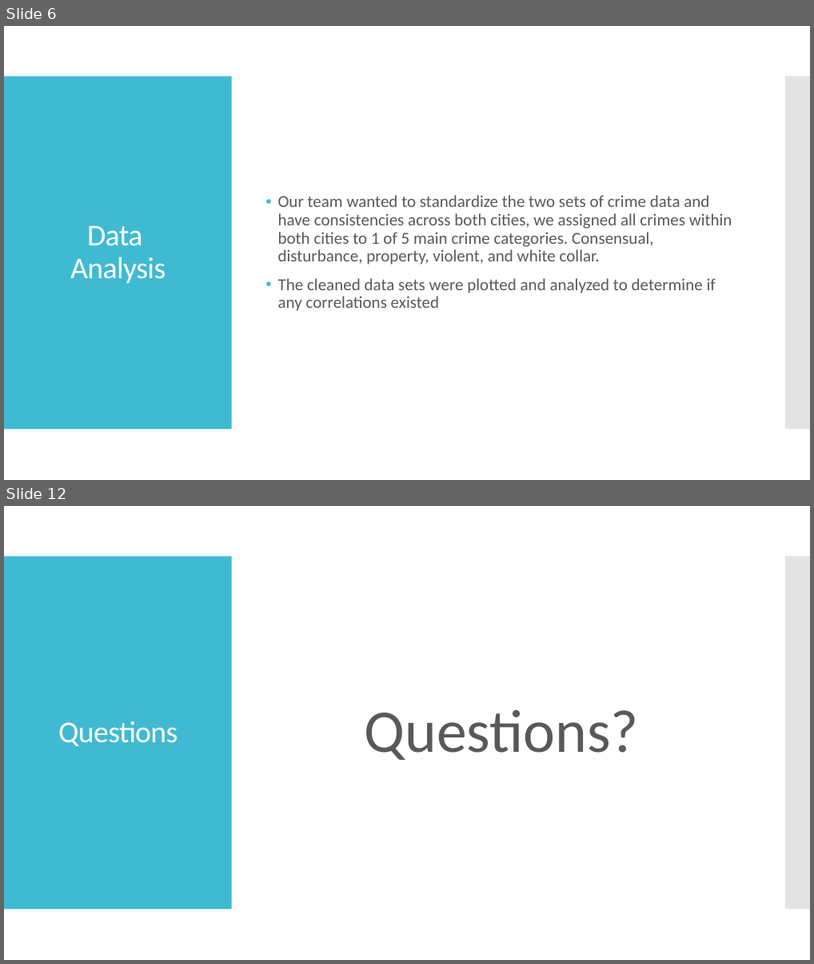
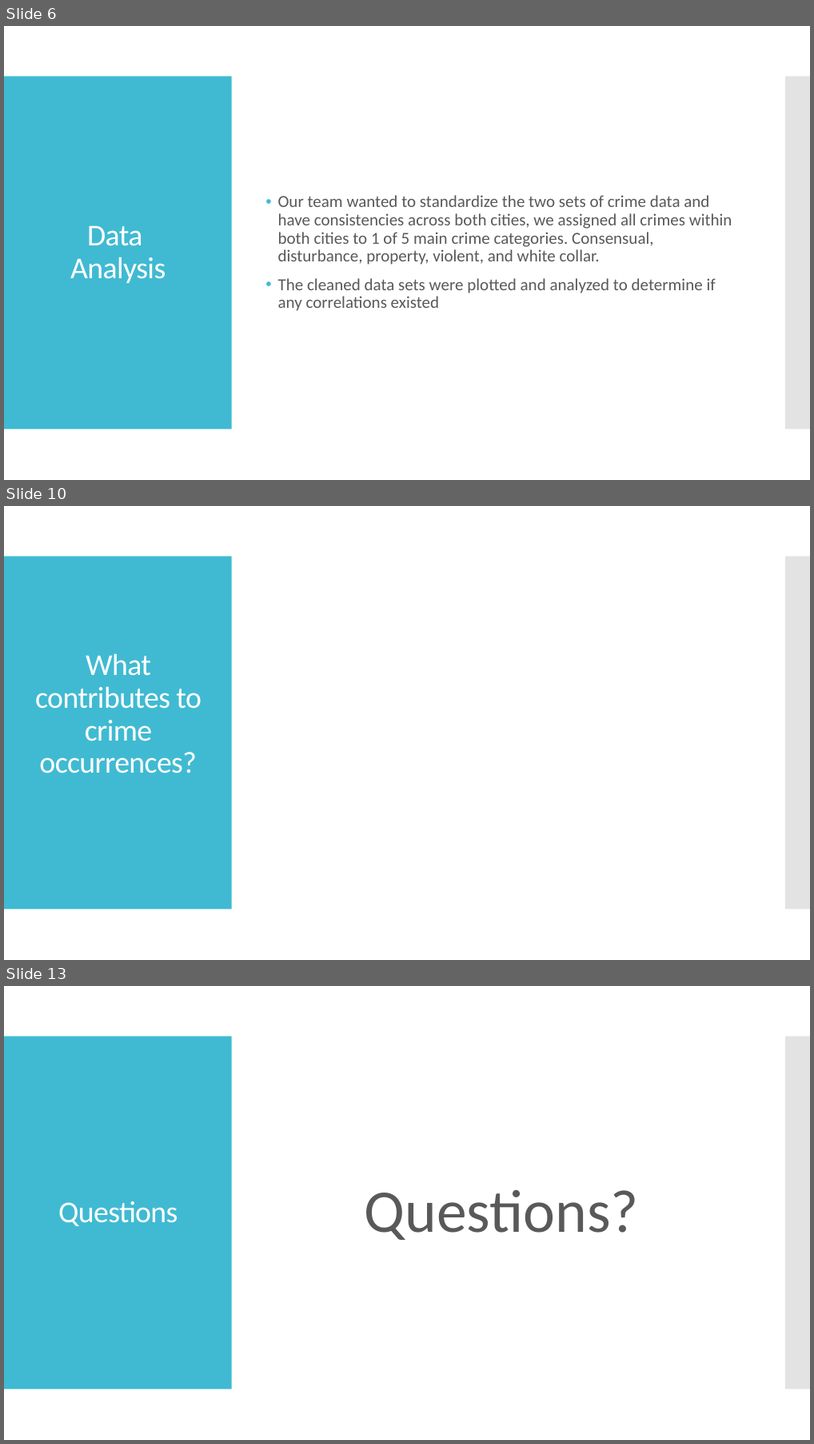
Before and after one commit to minxstm/Bootcamp_Project_1, a slide deck: Weather and Crime Data Analysis Presentation.pptx. Shown one above the other, each under a label of ours: slides 6 and 12 before the commit, slides 6, 10 and 13 after it; the slides between them are not shown. The pictures are 814x964 and 814x1444 pixels, drawn with LibreOffice and Linux fonts; fonts in the diff are those of the drawing. Boxes give left, top, right and bottom in pixels: in the first picture for what was removed or moved away, otherwise in the second. Text is boxed around its words. In the diff, an @@ line names an element or a change of style, - is before the commit and + after.

```diff
--- a/Weather and Crime Data Analysis Presentation.pptx
+++ b/Weather and Crime Data Analysis Presentation.pptx
@@ slide 10 added at (x1=4, y1=506, x2=810, y2=960), background #FFFFFF; not listed: 2 template elements that a slide beside it also shows @@
@@ title added at (x1=35, y1=653, x2=202, y2=773), 36 pt, text #FFFFFF @@
+What contributes to crime occurrences?
@@ what was slide 12 is now slide 13 @@
```
Also in this commit, not shown: 2 slides changed, 3 other slides added, 3 slides removed.
